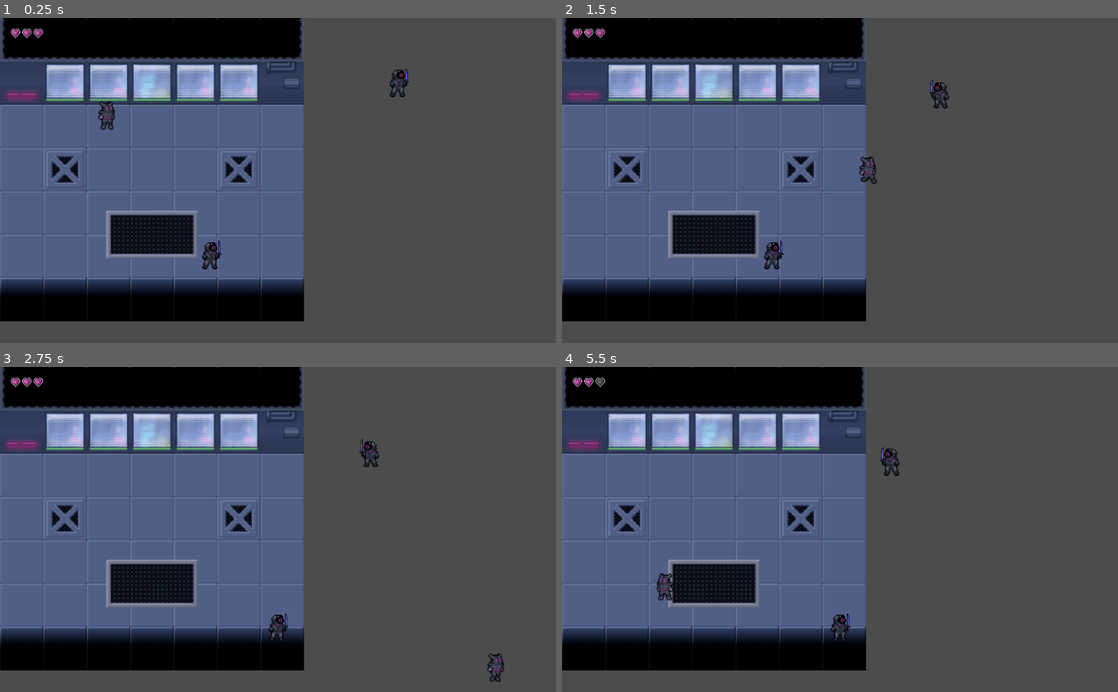
Above: before the commit, frames 1-4 (two rows, left to right).
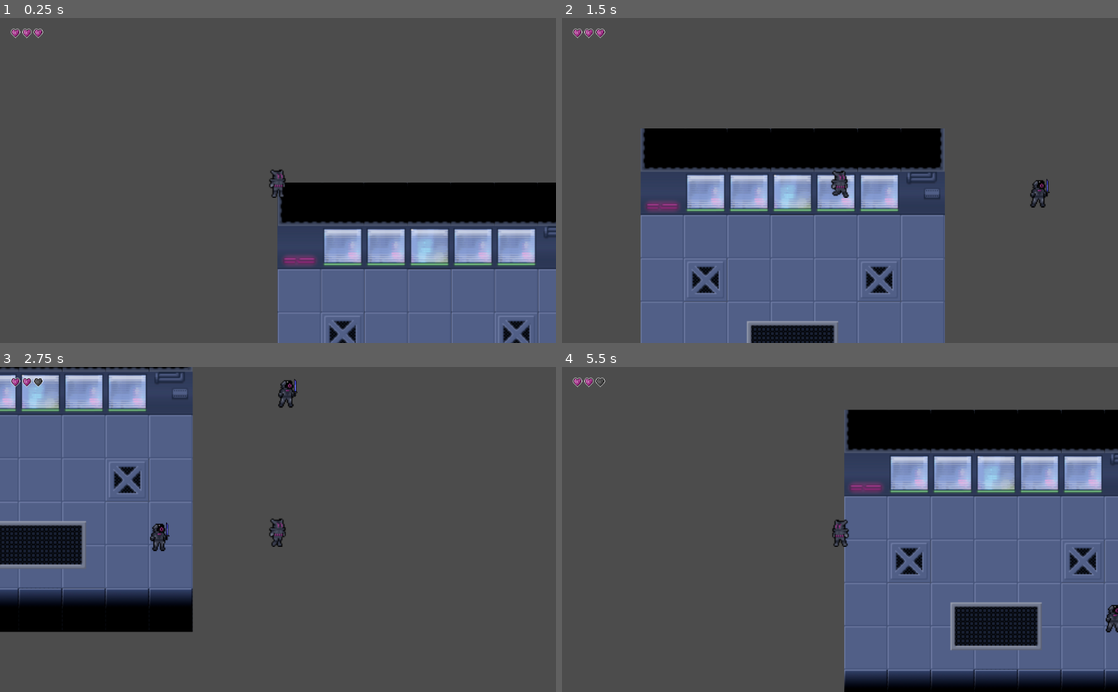
Above: after the commit, the same moments.

Repository: Shakespearian-Apes/Prototype-Build
Game: Godot game, scene res://Root.tscn
The game is run twice, just before and just after one commit, with the same random seed, the same clock (stepped at 60 frames per second) and the same inputs. The engine's default icon, where the game draws it, is replaced by a stand-in: a white triangle on a blue panel in a dark square.
Inputs:
- Up to frame 1 (0.25 s): no input
- Up to frame 2 (1.5 s): tap Enter at 0.5 s; hold Right (ui_right) 0.53-1.28 s; tap Space (ui_select) at 0.77 s; hold Down (ui_down) from 1.28 s (still down)
- Up to frame 3 (2.75 s): tap Space (ui_select) at 1.52 s; release Down (ui_down) at 2.03 s; hold Right (ui_right) from 2.03 s (still down)
- Up to frame 4 (5.5 s): release Right (ui_right) at 2.78 s; hold Up (ui_up) 2.78-3.53 s; tap Space (ui_select) at 3.02, 3.77, 4.52 s; hold Left (ui_left) 3.53-5.03 s; hold Down (ui_down) from 5.03 s (still down)

The runs differ from the first frame. In frame 1, 72% of the frame differs, in the area x 0-100%, y 0-100%; in frame 2, 56%; in frame 3, 40%; in frame 4, 87%.

Commit message:
moved hud to canvaslayer to follow camera and added short one line so the camera always is at the current playernode

Diff:
--- a/Enemies/Speedster/Speed_Enemy.tscn
+++ b/Enemies/Speedster/Speed_Enemy.tscn
@@ -6,95 +6,95 @@
 [ext_resource path="res://Weapon/Sword/Sword.tscn" type="PackedScene" id=5]
 [ext_resource path="res://Assets/Player_Sprites/witch_ninja.png" type="Texture" id=6]
 
-[sub_resource type="RectangleShape2D" id=2]
+[sub_resource type="RectangleShape2D" id=1]
 extents = Vector2( 17.0444, 25.5822 )
 
-[sub_resource type="CircleShape2D" id=3]
+[sub_resource type="CircleShape2D" id=2]
 radius = 180.249
 
-[sub_resource type="RectangleShape2D" id=4]
+[sub_resource type="RectangleShape2D" id=3]
 extents = Vector2( 61.1938, 62.0497 )
+
+[sub_resource type="AtlasTexture" id=4]
+flags = 4
+atlas = ExtResource( 6 )
+region = Rect2( 0, 0, 32, 32 )
 
 [sub_resource type="AtlasTexture" id=5]
 flags = 4
 atlas = ExtResource( 6 )
-region = Rect2( 0, 0, 32, 32 )
+region = Rect2( 32, 0, 32, 32 )
 
 [sub_resource type="AtlasTexture" id=6]
 flags = 4
 atlas = ExtResource( 6 )
-region = Rect2( 32, 0, 32, 32 )
+region = Rect2( 64, 0, 32, 32 )
 
-[sub_resource type="AtlasTexture" id=20]
+[sub_resource type="AtlasTexture" id=7]
+flags = 4
+atlas = ExtResource( 6 )
+region = Rect2( 0, 0, 32, 32 )
+
+[sub_resource type="AtlasTexture" id=8]
+flags = 4
+atlas = ExtResource( 6 )
+region = Rect2( 288, 0, 32, 32 )
+
+[sub_resource type="AtlasTexture" id=9]
+flags = 4
+atlas = ExtResource( 6 )
+region = Rect2( 320, 0, 32, 32 )
+
+[sub_resource type="AtlasTexture" id=10]
 flags = 4
 atlas = ExtResource( 6 )
 region = Rect2( 64, 0, 32, 32 )
 
-[sub_resource type="AtlasTexture" id=21]
-flags = 4
-atlas = ExtResource( 6 )
-region = Rect2( 64, 0, 32, 32 )
-
-[sub_resource type="AtlasTexture" id=22]
+[sub_resource type="AtlasTexture" id=11]
 flags = 4
 atlas = ExtResource( 6 )
 region = Rect2( 96, 0, 32, 32 )
 
-[sub_resource type="AtlasTexture" id=23]
+[sub_resource type="AtlasTexture" id=12]
 flags = 4
 atlas = ExtResource( 6 )
 region = Rect2( 128, 0, 32, 32 )
 
-[sub_resource type="AtlasTexture" id=24]
+[sub_resource type="AtlasTexture" id=13]
 flags = 4
 atlas = ExtResource( 6 )
 region = Rect2( 160, 0, 32, 32 )
 
-[sub_resource type="AtlasTexture" id=25]
+[sub_resource type="AtlasTexture" id=14]
 flags = 4
 atlas = ExtResource( 6 )
 region = Rect2( 192, 0, 32, 32 )
 
-[sub_resource type="AtlasTexture" id=26]
+[sub_resource type="AtlasTexture" id=15]
 flags = 4
 atlas = ExtResource( 6 )
 region = Rect2( 224, 0, 32, 32 )
 
-[sub_resource type="AtlasTexture" id=27]
+[sub_resource type="AtlasTexture" id=16]
 flags = 4
 atlas = ExtResource( 6 )
 region = Rect2( 256, 0, 32, 32 )
 
-[sub_resource type="AtlasTexture" id=17]
-flags = 4
-atlas = ExtResource( 6 )
-region = Rect2( 0, 0, 32, 32 )
-
-[sub_resource type="AtlasTexture" id=18]
-flags = 4
-atlas = ExtResource( 6 )
-region = Rect2( 288, 0, 32, 32 )
-
-[sub_resource type="AtlasTexture" id=19]
-flags = 4
-atlas = ExtResource( 6 )
-region = Rect2( 320, 0, 32, 32 )
-
-[sub_resource type="SpriteFrames" id=16]
+[sub_resource type="SpriteFrames" id=17]
 animations = [ {
-"frames": [ SubResource( 5 ), SubResource( 6 ), SubResource( 20 ) ],
+"frames": [ SubResource( 4 ), SubResource( 5 ), SubResource( 6 ) ],
 "loop": true,
 "name": "idle",
 "speed": 5.0
 }, {
-"frames": [ SubResource( 21 ), SubResource( 22 ), SubResource( 23 ), SubResource( 24 ), SubResource( 25 ), SubResource( 26 ), SubResource( 27 ) ],
+"frames": [ SubResource( 7 ), SubResource( 8 ), SubResource( 9 ) ],
+"loop": true,
+"name": "death",
+"speed": 5.0
+}, {
+"frames": [ SubResource( 10 ), SubResource( 11 ), SubResource( 12 ), SubResource( 13 ), SubResource( 14 ), SubResource( 15 ), SubResource( 16 ) ],
 "loop": true,
 "name": "walk",
-"speed": 5.0
-}, {
-"frames": [ SubResource( 17 ), SubResource( 18 ), SubResource( 19 ) ],
-"loop": true,
-"name": "death",
 "speed": 5.0
 } ]
 
@@ -133,8 +133,10 @@
 
 [node name="AnimatedSprite" type="AnimatedSprite" parent="Flip"]
 scale = Vector2( 2, 2 )
-frames = SubResource( 16 )
+frames = SubResource( 17 )
 animation = "death"
 
 [node name="Sword" parent="Flip" instance=ExtResource( 5 )]
 position = Vector2( 19.9815, 8.62746 )
+
+[node name="Camera" type="Camera2D" parent="."]
--- a/Hud/Hud.gd
+++ b/Hud/Hud.gd
@@ -5,10 +5,10 @@
 var empty_heart = load("res://Hud/EmptyHeart.tscn")
 var empty_heart_name
 onready var root = get_parent()
+onready var heart_row = $HudV.get_node("HeartRow")
 
 # Called when the node enters the scene tree for the first time.
 func _ready():
-	# root.connect("setPlayer", self, "set_health_container")
 	root.connect("playerDead", self, "reset_health_container")
 	set_health_container()
 
@@ -19,22 +19,22 @@
 	while i < hearts:
 		var heart = full_heart.instance()
 		full_heart_name = heart.get_texture()
-		$HeartRow.add_child(heart)
+		heart_row.add_child(heart)
 		i+=1
 
 #Emptys the Container so it doesnt show more Hearts as it should
 func reset_health_container(_node):
-	var hearts = $HeartRow.get_children()
+	var hearts = heart_row.get_children()
 	for heart in hearts:
 		heart.queue_free()
 	set_health_container()
 
 #replaces the full heart containers with empty ones
 func lost_health():
-	var hearts = $HeartRow.get_children()
+	var hearts = heart_row.get_children()
 	for heart in hearts:
 		if heart.get_texture() == full_heart_name:
 			heart.queue_free()
 			var empty = empty_heart.instance()
-			$HeartRow.add_child(empty)
+			heart_row.add_child(empty)
 			return
--- a/Hud/Hud.tscn
+++ b/Hud/Hud.tscn
@@ -2,15 +2,17 @@
 
 [ext_resource path="res://Hud/Hud.gd" type="Script" id=1]
 
-[node name="Hud" type="VBoxContainer"]
+[node name="Hud" type="CanvasLayer"]
+script = ExtResource( 1 )
+
+[node name="HudV" type="VBoxContainer" parent="."]
 margin_left = 20.0
 margin_top = 20.0
 margin_right = 234.0
 margin_bottom = 72.0
-script = ExtResource( 1 )
 __meta__ = {
 "_edit_use_anchors_": true
 }
 
-[node name="HeartRow" type="HBoxContainer" parent="."]
+[node name="HeartRow" type="HBoxContainer" parent="HudV"]
 margin_right = 214.0
--- a/Levels/Test_Level.tscn
+++ b/Levels/Test_Level.tscn
@@ -22,7 +22,7 @@
 tile_data = PoolIntArray( 0, 10, 0, 1, 8, 0, 2, 8, 0, 3, 8, 0, 4, 8, 0, 5, 8, 0, 6, 11, 0, 65536, 14, 0, 65537, 16, 0,  …(595 unchanged characters)…
 
 [node name="Start_Player" parent="." instance=ExtResource( 2 )]
-position = Vector2( 197.233, 174.322 )
+position = Vector2( 0.794373, -3.70052 )
 
 [node name="Speed_Enemy" parent="." instance=ExtResource( 4 )]
 position = Vector2( 729.973, 113.876 )
--- a/Player/Start_Player.tscn
+++ b/Player/Start_Player.tscn
@@ -13,76 +13,76 @@
 [sub_resource type="RectangleShape2D" id=3]
 extents = Vector2( 8.34572, 15.7493 )
 
-[sub_resource type="AtlasTexture" id=6]
+[sub_resource type="AtlasTexture" id=4]
 flags = 4
 atlas = ExtResource( 1 )
 region = Rect2( 0, 0, 32, 32 )
 
-[sub_resource type="AtlasTexture" id=7]
+[sub_resource type="AtlasTexture" id=5]
 flags = 4
 atlas = ExtResource( 1 )
 region = Rect2( 32, 0, 32, 32 )
 
-[sub_resource type="AtlasTexture" id=9]
+[sub_resource type="AtlasTexture" id=6]
+flags = 4
+atlas = ExtResource( 1 )
+region = Rect2( 320, 0, 32, 32 )
+
+[sub_resource type="AtlasTexture" id=7]
 flags = 4
 atlas = ExtResource( 1 )
 region = Rect2( 64, 0, 32, 32 )
 
-[sub_resource type="AtlasTexture" id=10]
+[sub_resource type="AtlasTexture" id=8]
 flags = 4
 atlas = ExtResource( 1 )
 region = Rect2( 96, 0, 32, 32 )
 
-[sub_resource type="AtlasTexture" id=11]
+[sub_resource type="AtlasTexture" id=9]
 flags = 4
 atlas = ExtResource( 1 )
 region = Rect2( 128, 0, 32, 32 )
 
-[sub_resource type="AtlasTexture" id=12]
+[sub_resource type="AtlasTexture" id=10]
 flags = 4
 atlas = ExtResource( 1 )
 region = Rect2( 160, 0, 32, 32 )
 
-[sub_resource type="AtlasTexture" id=13]
+[sub_resource type="AtlasTexture" id=11]
 flags = 4
 atlas = ExtResource( 1 )
 region = Rect2( 192, 0, 32, 32 )
 
-[sub_resource type="AtlasTexture" id=14]
+[sub_resource type="AtlasTexture" id=12]
 flags = 4
 atlas = ExtResource( 1 )
 region = Rect2( 224, 0, 32, 32 )
 
-[sub_resource type="AtlasTexture" id=15]
+[sub_resource type="AtlasTexture" id=13]
 flags = 4
 atlas = ExtResource( 1 )
 region = Rect2( 256, 0, 32, 32 )
 
-[sub_resource type="AtlasTexture" id=16]
+[sub_resource type="AtlasTexture" id=14]
 flags = 4
 atlas = ExtResource( 1 )
 region = Rect2( 288, 0, 32, 32 )
 
-[sub_resource type="AtlasTexture" id=17]
-flags = 4
-atlas = ExtResource( 1 )
-region = Rect2( 320, 0, 32, 32 )
-
-[sub_resource type="SpriteFrames" id=8]
+[sub_resource type="SpriteFrames" id=15]
 animations = [ {
-"frames": [ SubResource( 6 ), SubResource( 7 ) ],
+"frames": [ SubResource( 4 ), SubResource( 5 ) ],
 "loop": true,
 "name": "idle",
 "speed": 5.0
 }, {
-"frames": [ SubResource( 9 ), SubResource( 10 ), SubResource( 11 ), SubResource( 12 ), SubResource( 13 ), SubResource( 14 ), SubResource( 15 ), SubResource( 16 ) ],
+"frames": [ SubResource( 6 ) ],
+"loop": true,
+"name": "death",
+"speed": 5.0
+}, {
+"frames": [ SubResource( 7 ), SubResource( 8 ), SubResource( 9 ), SubResource( 10 ), SubResource( 11 ), SubResource( 12 ), SubResource( 13 ), SubResource( 14 ) ],
 "loop": true,
 "name": "walk",
-"speed": 5.0
-}, {
-"frames": [ SubResource( 17 ) ],
-"loop": true,
-"name": "death",
 "speed": 5.0
 } ]
 
@@ -118,7 +118,9 @@
 
 [node name="AnimatedSprite" type="AnimatedSprite" parent="Flip"]
 scale = Vector2( 2, 2 )
-frames = SubResource( 8 )
+frames = SubResource( 15 )
 animation = "idle"
 frame = 1
+
+[node name="Camera" type="Camera2D" parent="."]
 [connection signal="area_entered" from="HurtBox" to="." method="_on_HurtBox_area_entered"]
--- a/Root.gd
+++ b/Root.gd
@@ -17,6 +17,7 @@
 func set_player(node : Node) -> void:
 	print(node)
 	player_node = node
+	player_node.get_node("Camera").current = true
 	emit_signal("setPlayer")
 
 func player_dead(node) -> void:
Not shown, added: Assets/Misc/quit.png.import
Not shown, added: Assets/Misc/start.png.import
Not shown: 2 places in Enemies/Speedster/Speed_Enemy.tscn that only renumber resources
